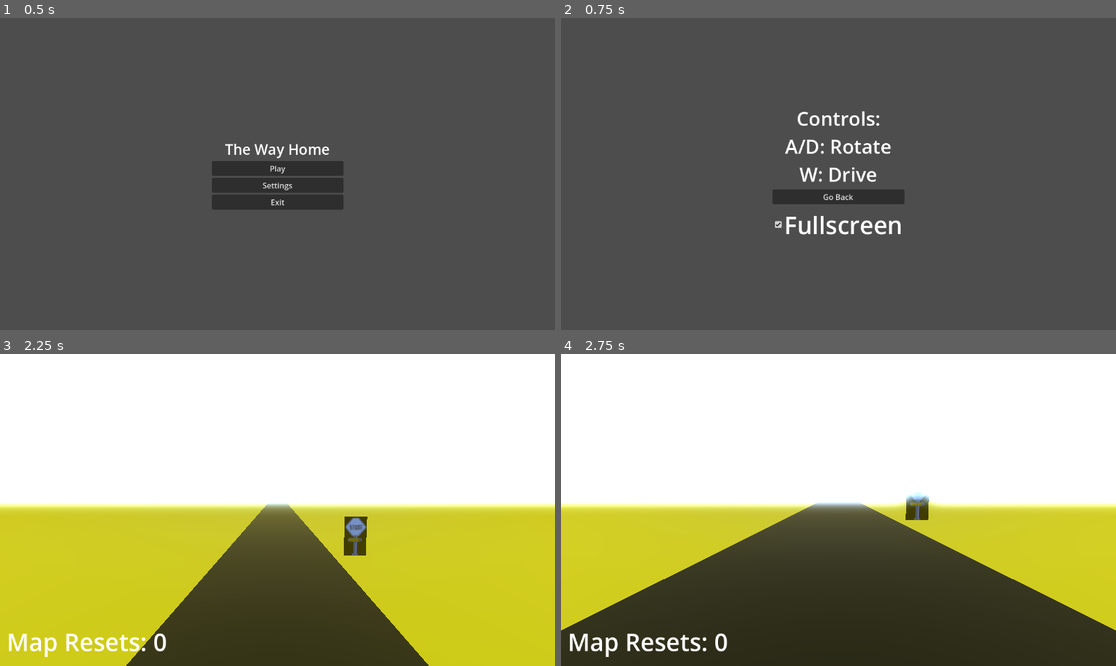
Above: before the commit, frames 1-4 (two rows, left to right).
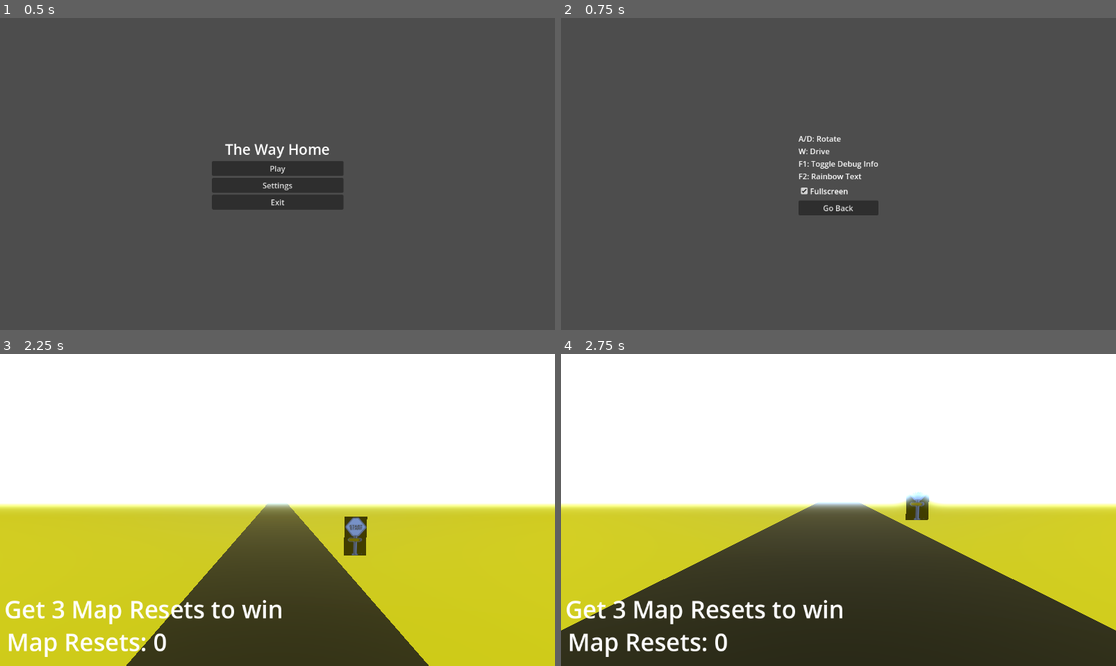
Above: after the commit, the same moments.

Repository: VHSDIR/thewayhome
Game: Godot game, scene res://scenes/menu.tscn
The game is run twice, just before and just after one commit, with the same random seed, the same clock (stepped at 60 frames per second) and the same inputs.
Inputs:
- Up to frame 1 (0.5 s): no input
- Up to frame 2 (0.75 s): click "Settings" at 0.5 s
- Up to frame 3 (2.25 s): click "Go Back" at 1.25 s; click "Play" at 2 s
- Up to frame 4 (2.75 s): no input

Frame 1 is identical in both runs. In frame 2, 3.1% of the frame differs, in the area x 38-62%, y 29-70%; in frame 3, 1.2%; in frame 4, 1.2%.

Commit message:
Add files via upload

Diff:
--- a/src/project.godot
+++ b/src/project.godot
@@ -61,3 +61,8 @@
 "events": [Object(InputEventKey,"resource_local_to_scene":false,"resource_name":"","device":0,"window_id":0,"alt_presse …(194 unchanged characters)…
 ]
 }
+toggle_rainbow={
+"deadzone": 0.5,
+"events": [Object(InputEventKey,"resource_local_to_scene":false,"resource_name":"","device":0,"window_id":0,"alt_pressed":false,"shift_pressed":false,"ctrl_pressed":false,"meta_pressed":false,"pressed":false,"keycode":0,"physical_keycode":4194333,"key_label":0,"unicode":0,"location":0,"echo":false,"script":null)
+]
+}
--- a/src/scenes/main.tscn
+++ b/src/scenes/main.tscn
@@ -5,7 +5,7 @@
 [ext_resource type="PackedScene" uid="uid://cs8f1p76tn61f" path="res://scenes/player.tscn" id="2_4guff"]
 [ext_resource type="PackedScene" uid="uid://b83dcv6fewvk8" path="res://scenes/start_sign.tscn" id="2_8eqav"]
 [ext_resource type="PackedScene" uid="uid://d2754k6brsb7x" path="res://scenes/terrain.tscn" id="3_x3jfn"]
-[ext_resource type="PackedScene" uid="uid://bbkg7ulps68cf" path="res://scenes/obstacleaction01.tscn" id="4_krrul"]
+[ext_resource type="PackedScene" uid="uid://bbkg7ulps68cf" path="res://scenes/sarna.tscn" id="4_krrul"]
 [ext_resource type="PackedScene" uid="uid://ejt2iy3ndq6q" path="res://scenes/obstacleaction02.tscn" id="4_shuqu"]
 
 [sub_resource type="Environment" id="Environment_d8eq5"]
--- a/src/scenes/main_menu.tscn
+++ b/src/scenes/main_menu.tscn
@@ -1,6 +1,7 @@
-[gd_scene load_steps=2 format=3 uid="uid://clsftf0b26r7h"]
+[gd_scene load_steps=3 format=3 uid="uid://clsftf0b26r7h"]
 
 [ext_resource type="Script" path="res://scripts/main_menu.gd" id="1_ypld2"]
+[ext_resource type="Script" path="res://scripts/rainbow.gd" id="2_kskv1"]
 
 [node name="MainMenu" type="Control"]
 layout_mode = 3
@@ -34,6 +35,7 @@
 text = "The Way Home"
 horizontal_alignment = 1
 vertical_alignment = 1
+script = ExtResource("2_kskv1")
 
 [node name="Play" type="Button" parent="MarginContainer/VBoxContainer"]
 layout_mode = 2
--- a/src/scenes/menu.tscn
+++ b/src/scenes/menu.tscn
@@ -2,7 +2,7 @@
 
 [ext_resource type="Script" path="res://scripts/menu.gd" id="1_mr7cd"]
 [ext_resource type="PackedScene" uid="uid://clsftf0b26r7h" path="res://scenes/main_menu.tscn" id="1_xjrtt"]
-[ext_resource type="PackedScene" uid="uid://dddktftjb2dnj" path="res://scenes/options_menu.tscn" id="2_aif8j"]
+[ext_resource type="PackedScene" uid="uid://dddktftjb2dnj" path="res://scenes/settings_menu.tscn" id="2_aif8j"]
 
 [node name="Menu" type="Control"]
 layout_mode = 3
@@ -16,5 +16,5 @@
 [node name="MainMenu" parent="." instance=ExtResource("1_xjrtt")]
 layout_mode = 1
 
-[node name="OptionsMenu" parent="." instance=ExtResource("2_aif8j")]
+[node name="SettingsMenu" parent="." instance=ExtResource("2_aif8j")]
 layout_mode = 1
--- a/src/scenes/pause_menu.tscn
+++ b/src/scenes/pause_menu.tscn
@@ -1,7 +1,8 @@
-[gd_scene load_steps=4 format=3 uid="uid://dvblc8w4k7bli"]
+[gd_scene load_steps=5 format=3 uid="uid://dvblc8w4k7bli"]
 
 [ext_resource type="Script" path="res://scripts/pause_menu.gd" id="1_yb3vf"]
 [ext_resource type="Shader" path="res://assets/main_menu.gdshader" id="2_68p74"]
+[ext_resource type="Script" path="res://scripts/rainbow.gd" id="3_owv6n"]
 
 [sub_resource type="ShaderMaterial" id="ShaderMaterial_pfota"]
 shader = ExtResource("2_68p74")
@@ -22,6 +23,10 @@
 anchors_preset = 15
 anchor_right = 1.0
 anchor_bottom = 1.0
+offset_left = -648.0
+offset_top = -387.0
+offset_right = 1588.0
+offset_bottom = 959.0
 grow_horizontal = 2
 grow_vertical = 2
 color = Color(0, 0, 0, 1)
@@ -49,6 +54,7 @@
 text = "Game Paused"
 horizontal_alignment = 1
 vertical_alignment = 1
+script = ExtResource("3_owv6n")
 
 [node name="Continue" type="Button" parent="MarginContainer/VBoxContainer"]
 layout_mode = 2
--- a/src/scenes/player.tscn
+++ b/src/scenes/player.tscn
@@ -1,6 +1,7 @@
-[gd_scene load_steps=4 format=3 uid="uid://cs8f1p76tn61f"]
+[gd_scene load_steps=5 format=3 uid="uid://cs8f1p76tn61f"]
 
 [ext_resource type="Script" path="res://scripts/player.gd" id="1_cm6tq"]
+[ext_resource type="Script" path="res://scripts/rainbow.gd" id="2_1ttta"]
 [ext_resource type="PackedScene" uid="uid://dvblc8w4k7bli" path="res://scenes/pause_menu.tscn" id="2_mriif"]
 
 [sub_resource type="BoxShape3D" id="BoxShape3D_kfv1j"]
@@ -34,6 +35,7 @@
 text = "0"
 horizontal_alignment = 1
 vertical_alignment = 1
+script = ExtResource("2_1ttta")
 
 [node name="FPS" type="Label" parent="Control"]
 layout_mode = 0
@@ -44,6 +46,7 @@
 theme_override_font_sizes/font_size = 50
 text = "FPS: 0"
 vertical_alignment = 1
+script = ExtResource("2_1ttta")
 
 [node name="Position" type="Label" parent="Control"]
 layout_mode = 0
@@ -54,6 +57,7 @@
 theme_override_font_sizes/font_size = 40
 text = "0"
 vertical_alignment = 1
+script = ExtResource("2_1ttta")
 
 [node name="PauseMenu" parent="Control" instance=ExtResource("2_mriif")]
 layout_mode = 1
@@ -65,4 +69,15 @@
 offset_right = -83.0
 offset_bottom = 433.0
 theme_override_font_sizes/font_size = 50
-text = "Points: 0"
+text = "Map Resets: 0"
+script = ExtResource("2_1ttta")
+
+[node name="Label" type="Label" parent="Control"]
+layout_mode = 0
+offset_left = -294.0
+offset_top = 296.0
+offset_right = 159.0
+offset_bottom = 365.0
+theme_override_font_sizes/font_size = 50
+text = "Get 3 Map Resets to win"
+script = ExtResource("2_1ttta")
--- a/src/scenes/settings_menu.tscn
+++ b/src/scenes/settings_menu.tscn
@@ -1,8 +1,7 @@
-[gd_scene load_steps=2 format=3 uid="uid://bwghwhhmy0428"]
+[gd_scene load_steps=3 format=3 uid="uid://dddktftjb2dnj"]
 
-[sub_resource type="GDScript" id="GDScript_fhitu"]
-script/source = "extends Control
-"
+[ext_resource type="Script" path="res://scripts/settings_menu.gd" id="1_ct68e"]
+[ext_resource type="Script" path="res://scripts/rainbow.gd" id="2_cnanv"]
 
 [node name="SettingsMenu" type="Control"]
 layout_mode = 3
@@ -11,17 +10,41 @@
 anchor_bottom = 1.0
 grow_horizontal = 2
 grow_vertical = 2
-script = SubResource("GDScript_fhitu")
+script = ExtResource("1_ct68e")
 
 [node name="MarginContainer" type="MarginContainer" parent="."]
-layout_mode = 0
-offset_right = 40.0
-offset_bottom = 40.0
+layout_mode = 1
+anchors_preset = 8
+anchor_left = 0.5
+anchor_top = 0.5
+anchor_right = 0.5
+anchor_bottom = 0.5
+offset_left = -53.5
+offset_top = -20.0
+offset_right = 53.5
+offset_bottom = 20.0
+grow_horizontal = 2
+grow_vertical = 2
 
 [node name="VBoxContainer" type="VBoxContainer" parent="MarginContainer"]
 layout_mode = 2
+
+[node name="Label" type="Label" parent="MarginContainer/VBoxContainer"]
+layout_mode = 2
+text = "A/D: Rotate
+W: Drive
+F1: Toggle Debug Info
+F2: Rainbow Text"
+script = ExtResource("2_cnanv")
 
 [node name="Fullscreen" type="CheckBox" parent="MarginContainer/VBoxContainer"]
 layout_mode = 2
 button_pressed = true
 text = "Fullscreen"
+
+[node name="Back" type="Button" parent="MarginContainer/VBoxContainer"]
+layout_mode = 2
+text = "Go Back"
+
+[connection signal="toggled" from="MarginContainer/VBoxContainer/Fullscreen" to="." method="_on_fullscreen_toggled"]
+[connection signal="pressed" from="MarginContainer/VBoxContainer/Back" to="." method="_on_back_pressed"]
--- /dev/null
+++ b/src/scenes/win_menu.tscn
@@ -0,0 +1,44 @@
+[gd_scene load_steps=3 format=3 uid="uid://uqm4jvaxsodf"]
+
+[ext_resource type="Script" path="res://scripts/win_menu.gd" id="1_pb4mi"]
+[ext_resource type="Script" path="res://scripts/rainbow.gd" id="2_kskv1"]
+
+[node name="WinMenu" type="Control"]
+layout_mode = 3
+anchors_preset = 15
+anchor_right = 1.0
+anchor_bottom = 1.0
+grow_horizontal = 2
+grow_vertical = 2
+script = ExtResource("1_pb4mi")
+
+[node name="MarginContainer" type="MarginContainer" parent="."]
+layout_mode = 1
+anchors_preset = 8
+anchor_left = 0.5
+anchor_top = 0.5
+anchor_right = 0.5
+anchor_bottom = 0.5
+offset_left = -136.5
+offset_top = -50.5
+offset_right = 136.5
+offset_bottom = 50.5
+grow_horizontal = 2
+grow_vertical = 2
+
+[node name="VBoxContainer" type="VBoxContainer" parent="MarginContainer"]
+layout_mode = 2
+
+[node name="Label" type="Label" parent="MarginContainer/VBoxContainer"]
+layout_mode = 2
+theme_override_font_sizes/font_size = 30
+text = "The Way Home - You won!"
+horizontal_alignment = 1
+vertical_alignment = 1
+script = ExtResource("2_kskv1")
+
+[node name="Reset" type="Button" parent="MarginContainer/VBoxContainer"]
+layout_mode = 2
+text = "Reset Game"
+
+[connection signal="pressed" from="MarginContainer/VBoxContainer/Reset" to="." method="_on_reset_pressed"]
--- a/src/scripts/main_menu.gd
+++ b/src/scripts/main_menu.gd
@@ -4,6 +4,6 @@
 	get_tree().change_scene_to_file("res://scenes/main.tscn")
 func _on_settings_pressed() -> void:
 	$".".hide()
-	$"../OptionsMenu".show()
+	$"../SettingsMenu".show()
 func _on_exit_pressed() -> void:
 	get_tree().quit()
--- a/src/scripts/menu.gd
+++ b/src/scripts/menu.gd
@@ -1,4 +1,4 @@
 class_name menu
 extends Control
 func _ready() -> void:
-	$OptionsMenu.hide()
+	$SettingsMenu.hide()
--- a/src/scripts/player.gd
+++ b/src/scripts/player.gd
@@ -1,5 +1,6 @@
 class_name player
 extends CharacterBody3D
+
 var utils = preload("res://scripts/utils.gd")
 var CURRENT_SPEED = 0
 const MAX_SPEED = 50.0
@@ -11,6 +12,7 @@
 var points = 0
 signal custom_position_reseted
 @export var camera_node: Node3D
+
 func _ready():
 	$Control/SpeedMeter.visible = true
 	$Control/FPS.visible = true
@@ -18,12 +20,14 @@
 	$Control/PauseMenu.visible = false
 	$Control/Points.visible = true
 	_update_points_display()
+
 func toggle_ui_visibility():
 	ui_visible = not ui_visible
 	$Control/SpeedMeter.visible = ui_visible
 	$Control/FPS.visible = ui_visible
 	$Control/Position.visible = ui_visible
 	$Control/Points.visible = ui_visible
+
 func toggle_pause_menu():
 	is_pause_menu_visible = not is_pause_menu_visible
 	$Control/PauseMenu.visible = is_pause_menu_visible
@@ -31,16 +35,19 @@
 		Engine.time_scale = 0
 	else:
 		Engine.time_scale = 1
+
 func _process(_delta):
 	if Input.is_action_just_pressed("toggle_ui"):
 		toggle_ui_visibility()
 	if Input.is_action_just_pressed("ui_cancel"):
 		toggle_pause_menu()
+
 func _physics_process(delta):
 	if PREVIOUS_POSITION == null:
 		PREVIOUS_POSITION = global_position
 	if not is_on_floor():
 		velocity += get_gravity() * delta
+
 	var isAcceleratePressed = Input.is_action_pressed("move_front")
 	if isAcceleratePressed:
 		CURRENT_SPEED += delta
@@ -48,6 +55,7 @@
 		CURRENT_SPEED -= delta
 		if CURRENT_SPEED < 0:
 			CURRENT_SPEED = 0
+
 	CURRENT_SPEED = clamp(CURRENT_SPEED, 0, MAX_SPEED)
 	var input_dir = Input.get_vector("rotate_left", "rotate_right", "move_back", "move_front")
 	var direction = (transform.basis * Vector3(input_dir.x, 0, 1)).normalized()
@@ -57,25 +65,38 @@
 	else:
 		velocity.x = move_toward(velocity.x, 0, CURRENT_SPEED)
 		velocity.z = move_toward(velocity.z, 0, CURRENT_SPEED)
+
 	if Input.is_action_pressed("rotate_left"):
 		rotate_y(ROTATION_SPEED * delta)
 	elif Input.is_action_pressed("rotate_right"):
 		rotate_y(-ROTATION_SPEED * delta)
+
 	var distance = position.distance_to(PREVIOUS_POSITION)
 	var speed = distance / delta
 	PREVIOUS_POSITION = position
 	$Control/SpeedMeter.text = utils.float_to_speed(speed)
 	$Control/SpeedMeter.modulate = utils.get_speed_color(CURRENT_SPEED, MAX_SPEED)
+
 	var fps = Engine.get_frames_per_second()
 	$Control/FPS.text = "FPS: %d" % fps
 	$Control/Position.text = "X: %d Y: %d Z: %d" % [position.x, position.y, position.z]
+
 	if position.z > LOOPING_DISTANCE:
 		position.z = -LOOPING_DISTANCE
 		custom_position_reseted.emit()
 		_increase_points()
+
 	move_and_slide()
+
 func _increase_points():
 	points += 1
 	_update_points_display()
+
+	if points >= 3:  # Check if the player has 3 or more points
+		_load_win_menu()
+
+func _load_win_menu():
+	get_tree().change_scene_to_file("res://scenes/win_menu.tscn")  # Load the win_menu scene
+
 func _update_points_display():
 	$Control/Points.text = "Map Resets: %d" % points
--- a/src/scripts/rainbow.gd
+++ b/src/scripts/rainbow.gd
@@ -1,9 +1,16 @@
 class_name rainbow
 extends Label
 var time_passed = 0.0
+var is_rainbow_active = false
 func _process(delta):
-	time_passed += delta
-	var r = 0.5 + 0.5 * sin(time_passed * 2.0)
-	var g = 0.5 + 0.5 * sin(time_passed * 2.0 + PI / 3.0)
-	var b = 0.5 + 0.5 * sin(time_passed * 2.0 + 2 * PI / 3.0)
-	modulate = Color(r, g, b)
+	if is_rainbow_active:
+		time_passed += delta
+		var r = 0.5 + 0.5 * sin(time_passed * 2.0)
+		var g = 0.5 + 0.5 * sin(time_passed * 2.0 + PI / 3.0)
+		var b = 0.5 + 0.5 * sin(time_passed * 2.0 + 2 * PI / 3.0)
+		modulate = Color(r, g, b)
+	else:
+		modulate = Color(1, 1, 1)
+func _input(event):
+	if event.is_action_pressed("toggle_rainbow"):
+		is_rainbow_active = !is_rainbow_active
--- /dev/null
+++ b/src/scripts/settings_menu.gd
@@ -0,0 +1,10 @@
+class_name settings_menu
+extends Control
+func _on_back_pressed() -> void:
+	self.hide()
+	$"../MainMenu".show()
+func _on_fullscreen_toggled(button_pressed) -> void:
+	if button_pressed == true:
+		DisplayServer.window_set_mode(DisplayServer.WINDOW_MODE_FULLSCREEN)
+	else:
+		DisplayServer.window_set_mode(DisplayServer.WINDOW_MODE_WINDOWED)
--- /dev/null
+++ b/src/scripts/win_menu.gd
@@ -0,0 +1,4 @@
+class_name win_menu
+extends Control
+func _on_reset_pressed() -> void:
+	get_tree().change_scene_to_file("res://scenes/menu.tscn")
